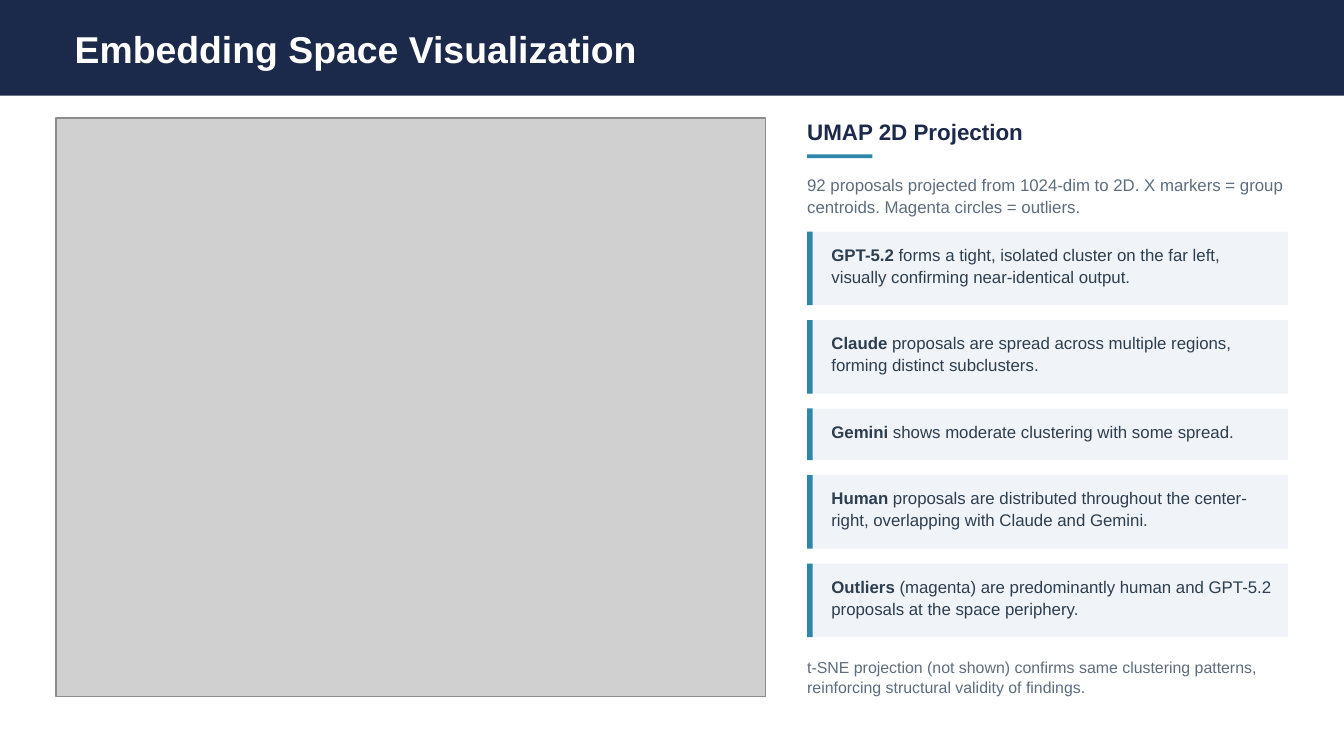
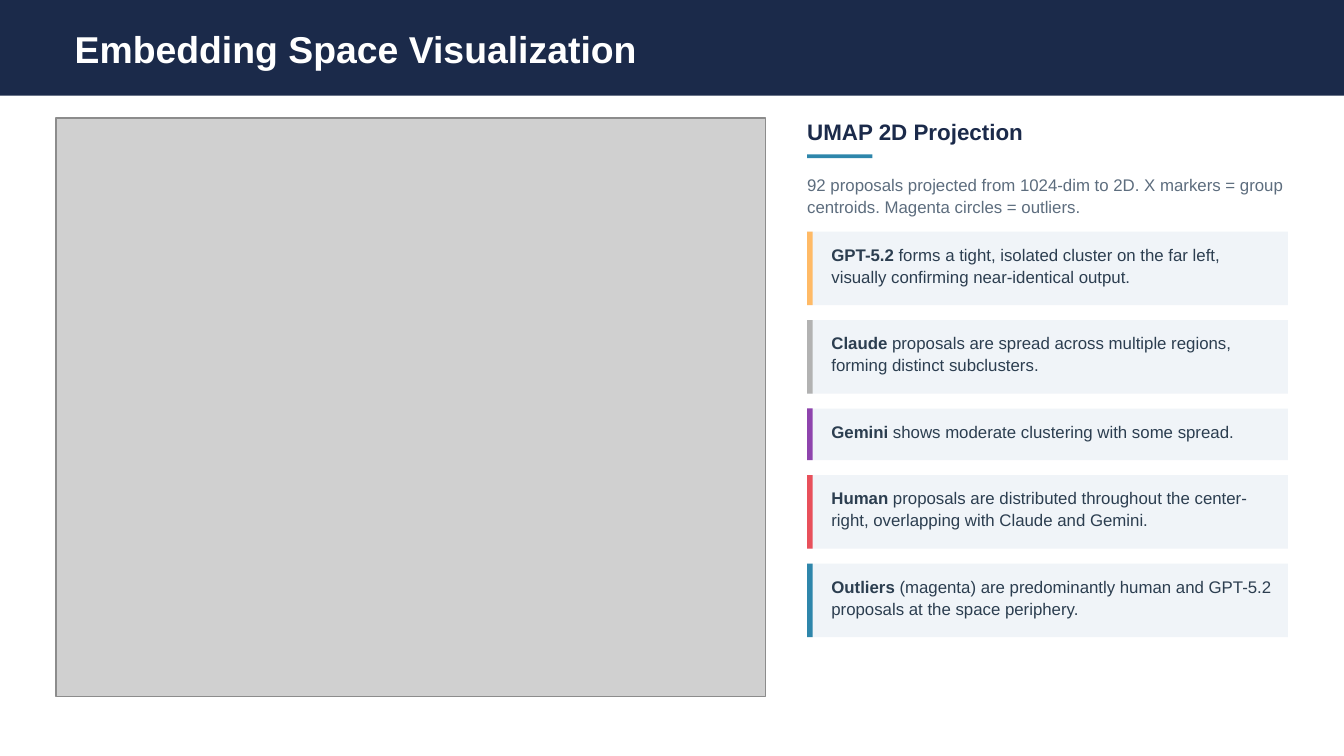
Before and after one commit to eveyhuang/human-AI-proposal, a slide deck: slide 8 of results/diversity_analysis_presentation_baseline.pptx (slide 7 before the commit). Drawn at 1344x756 pixels with LibreOffice and Linux fonts; fonts in the diff are those of the drawing; grey boxes stand for pictures. Boxes give left, top, right and bottom in pixels: in the first picture for what was removed or moved away, otherwise in the second. Text is boxed around its words. In the diff, an @@ line names an element or a change of style, - is before the commit and + after.

```diff
--- a/results/diversity_analysis_presentation_baseline.pptx
+++ b/results/diversity_analysis_presentation_baseline.pptx
@@ line (810, 231) - (810, 305): stroke #2E86AB 3 pt to #FFBA66 3 pt @@
@@ line (810, 320) - (810, 394): stroke #2E86AB 3 pt to #B2B2B2 3 pt @@
@@ line (810, 409) - (810, 460): stroke #2E86AB 3 pt to #8E44AD 3 pt @@
@@ line (810, 476) - (810, 548): stroke #2E86AB 3 pt to #E8505B 3 pt @@
@@ text removed at box(807, 661, 1257, 697) @@
-t-SNE projection (not shown) confirms same clustering patterns, reinforcing structural validity of findings.
```
Also in this commit, not shown: 14 other slides changed, 4 slides added, 15 other files.
